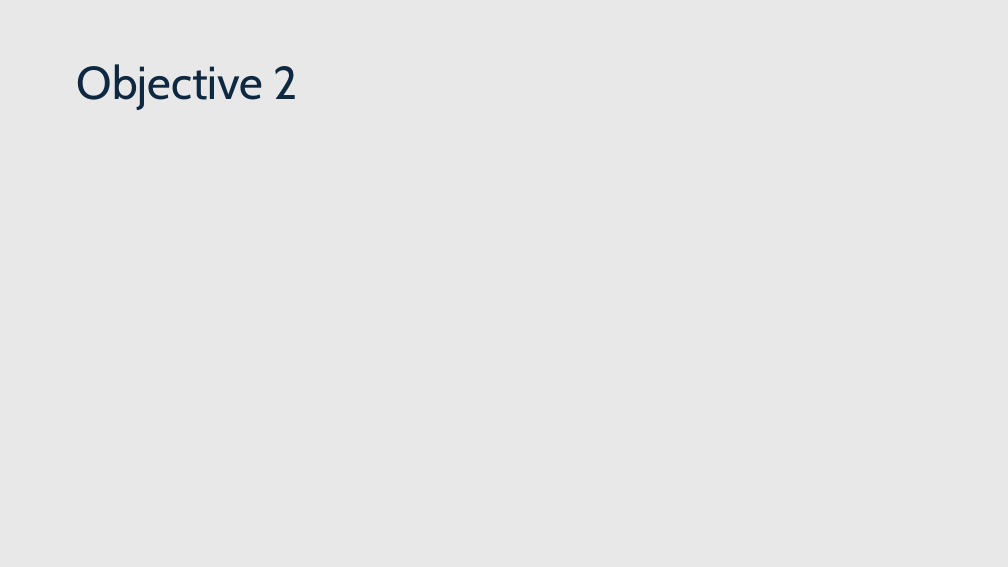
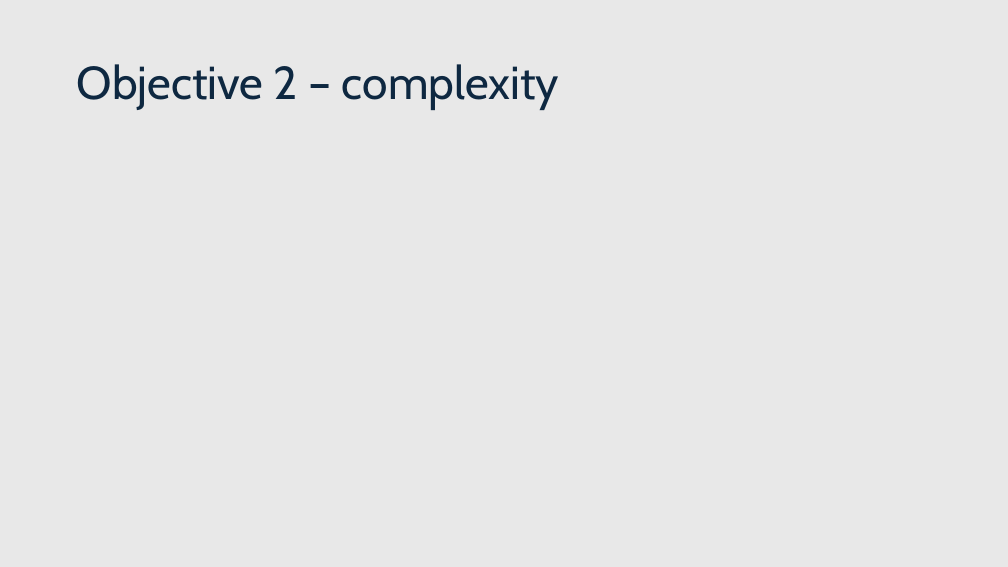
Before and after one commit to Payday4/Hospitalization_stays, a slide deck: slide 14 of medical data WIP.pptx (slide 11 before the commit). Drawn at 1008x567 pixels with LibreOffice and Linux fonts; fonts in the diff are those of the drawing. Boxes give left, top, right and bottom in pixels: in the first picture for what was removed or moved away, otherwise in the second. Text is boxed around its words. In the diff, an @@ line names an element or a change of style, - is before the commit and + after.

```diff
--- a/medical data WIP.pptx
+++ b/medical data WIP.pptx
@@ title at box(77, 64, 559, 110): text changed @@
-Objective 2
+Objective 2 – complexity
```
Also in this commit, not shown: 7 other slides changed, 7 slides added, 4 slides removed.
